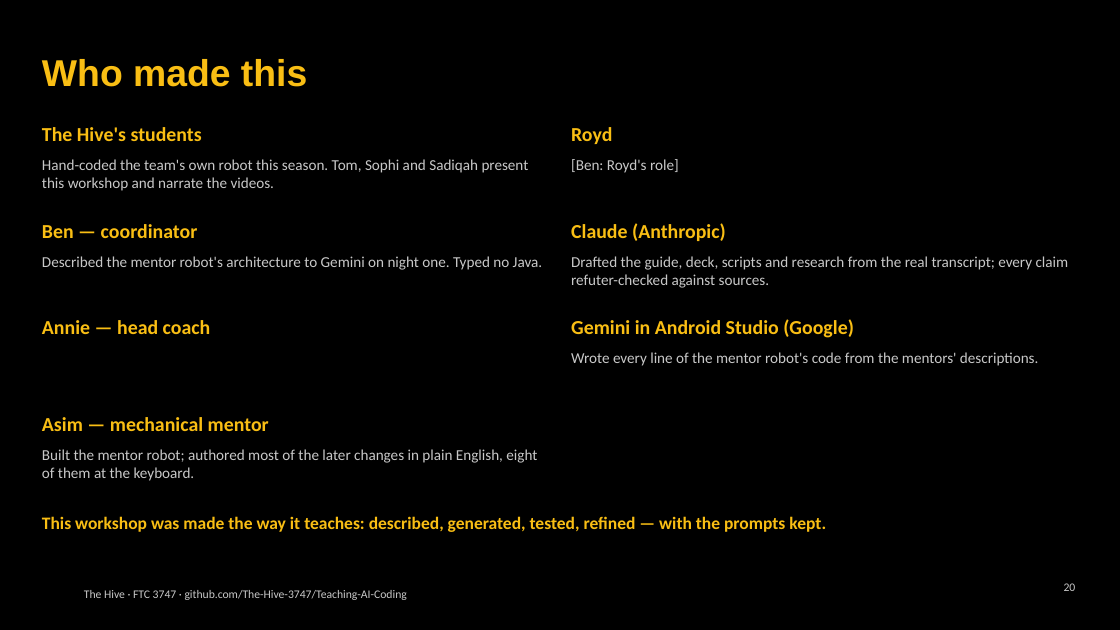
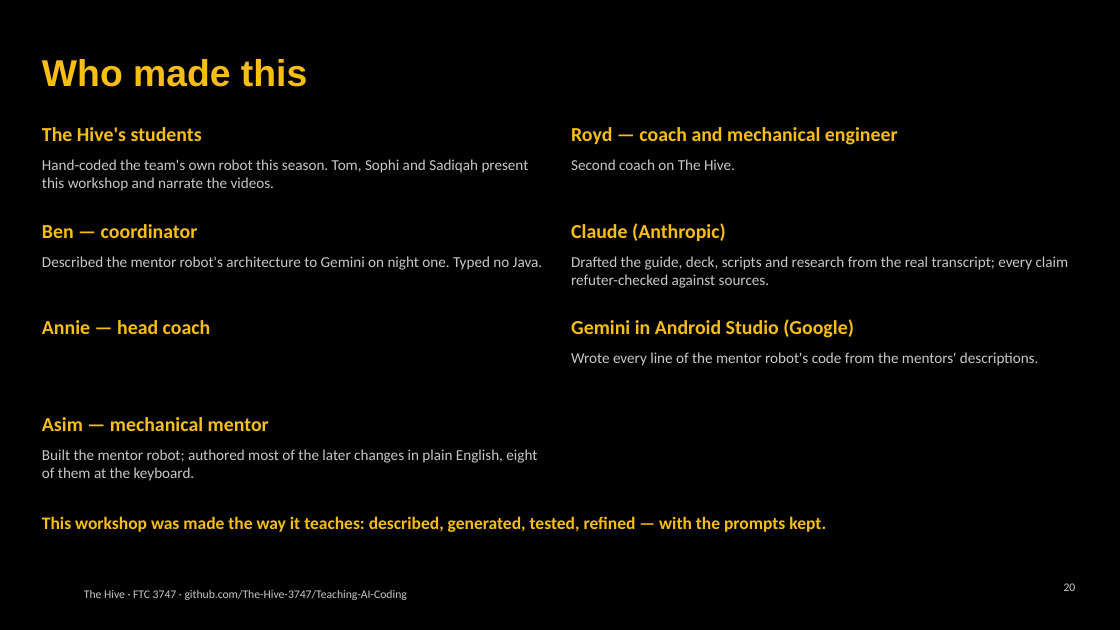
Before and after one commit to The-Hive-3747/Teaching-AI-Coding, a slide deck: slide 20 of slides/kickoff.pptx. Drawn at 1120x630 pixels with LibreOffice and Linux fonts; fonts in the diff are those of the drawing; background and template pictures are left out. Boxes give left, top, right and bottom in pixels: in the first picture for what was removed or moved away, otherwise in the second. Text is boxed around its words. In the diff, an @@ line names an element or a change of style, - is before the commit and + after.

```diff
--- a/slides/kickoff.pptx
+++ b/slides/kickoff.pptx
@@ text at <box>571,127,898,145</box>: text changed @@
-Royd
+Royd — coach and mechanical engineer
@@ text at <box>571,159,735,170</box>: text changed @@
-[Ben: Royd's role]
+Second coach on The Hive.
```
Also in this commit, not shown: 2 other slides changed, 3 other files.
